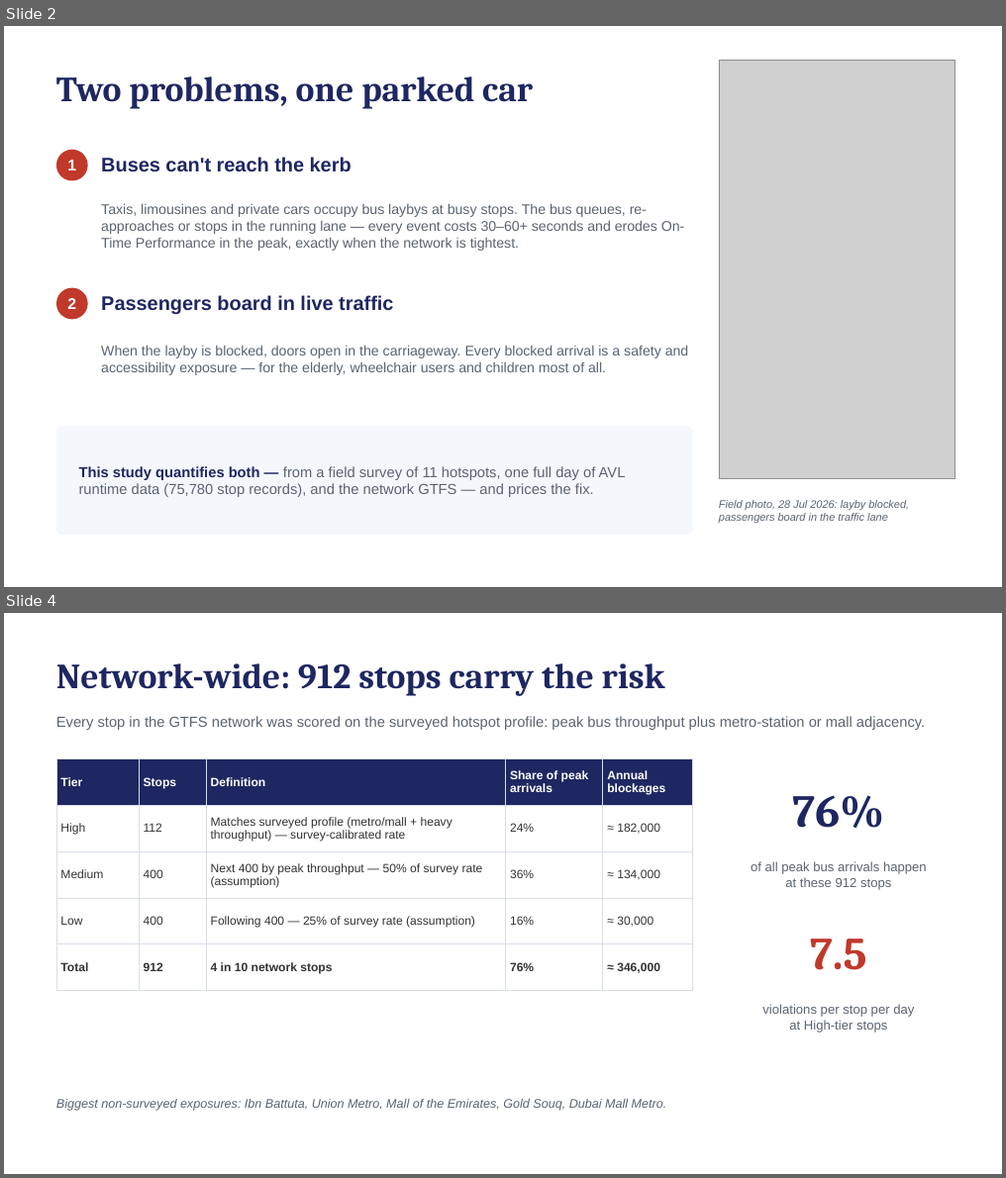
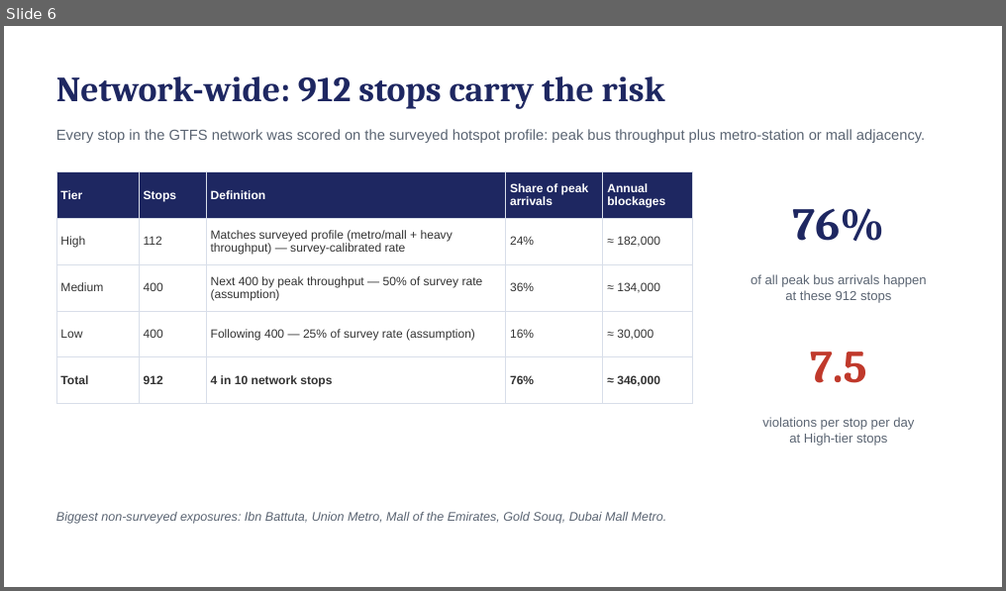
Before and after one commit to reghuae/gtfslatest, a slide deck: presentation/CEO_Bus_Stop_Enforcement.pptx. Shown one above the other, each under a label of ours: slides 2 and 4 before the commit, slide 6 after it; the slides between them are not shown. The pictures are 1006x1178 and 1006x591 pixels, drawn with LibreOffice and Linux fonts; fonts in the diff are those of the drawing; grey boxes stand for pictures. Boxes give left, top, right and bottom in pixels: in the first picture for what was removed or moved away, otherwise in the second. Text is boxed around its words. In the diff, an @@ line names an element or a change of style, - is before the commit and + after.

```diff
--- a/presentation/CEO_Bus_Stop_Enforcement.pptx
+++ b/presentation/CEO_Bus_Stop_Enforcement.pptx
@@ slide 2 removed at box(4, 26, 1002, 587), background #FFFFFF @@
@@ text removed at box(56, 76, 533, 109) @@
-Two problems, one parked car
@@ picture removed at box(719, 60, 954, 478) @@
@@ ellipse removed at box(56, 150, 88, 181) @@
@@ text removed at box(67, 160, 76, 171) @@
-1
@@ text removed at box(101, 157, 351, 173) @@
-Buses can't reach the kerb
@@ text removed at box(101, 203, 685, 251) @@
-Taxis, limousines and private cars occupy bus laybys at busy stops. The bus queues, re-approaches or stops in the running lane — every event costs 30–60+ seconds and erodes On-Time Performance in the peak, exactly when the network is tightest.
@@ ellipse removed at box(56, 288, 88, 319) @@
@@ text removed at box(67, 298, 76, 309) @@
-2
@@ text removed at box(101, 295, 393, 314) @@
-Passengers board in live traffic
@@ text removed at box(101, 345, 689, 375) @@
-When the layby is blocked, doors open in the carriageway. Every blocked arrival is a safety and accessibility exposure — for the elderly, wheelchair users and children most of all.
@@ rounded rectangle removed at box(56, 427, 693, 535) @@
@@ text removed at box(79, 467, 626, 497) @@
-This study quantifies both — from a field survey of 11 hotspots, one full day of AVL runtime data (75,780 stop records), and the network GTFS — and prices the fix.
@@ text removed at box(719, 500, 909, 524) @@
-Field photo, 28 Jul 2026: layby blocked, passengers board in the traffic lane
@@ what was slide 4 is now slide 6 @@
```
Also in this commit, not shown: 7 slides changed, 4 slides added, 1 other file.
